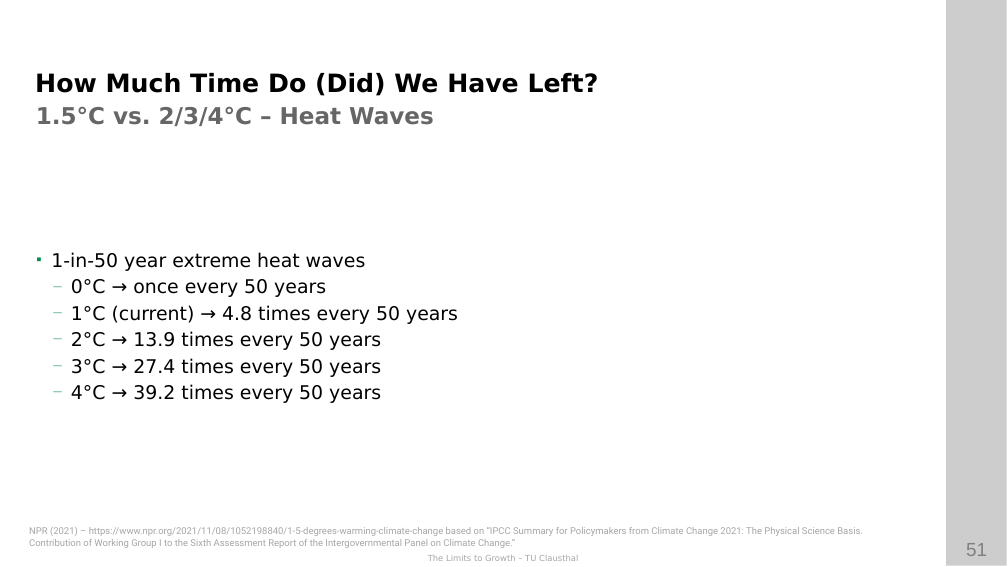
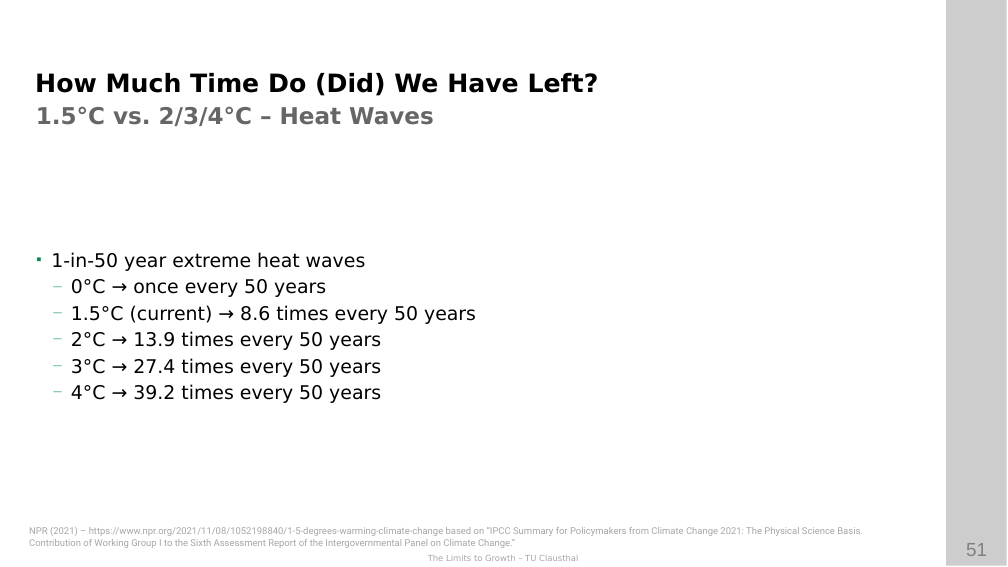
Before and after one commit to ETCE-LAB/teaching-material, a slide deck: slide 51 of The-Limits-to-Growth/LTG-L03-Challenges-II.pptx. Drawn at 1008x567 pixels with LibreOffice and Linux fonts; fonts in the diff are those of the drawing; background and template pictures are left out. Boxes give left, top, right and bottom in pixels: in the first picture for what was removed or moved away, otherwise in the second. Text is boxed around its words. In the diff, an @@ line names an element or a change of style, - is before the commit and + after.

```diff
--- a/The-Limits-to-Growth/LTG-L03-Challenges-II.pptx
+++ b/The-Limits-to-Growth/LTG-L03-Challenges-II.pptx
@@ text at bbox=[71, 305, 476, 324]: text changed @@
-  — 1°C (current) → 4.8 times every 50 years
+  — 1.5°C (current) → 8.6 times every 50 years
```
Also in this commit, not shown: 2 other slides changed, 1 other file.
